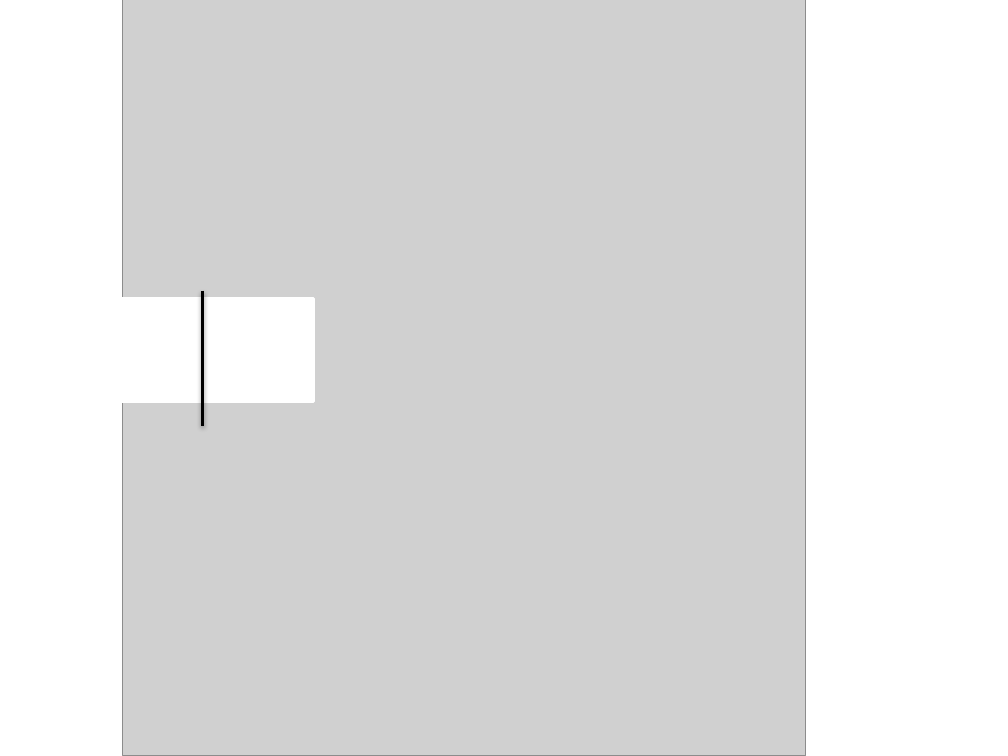
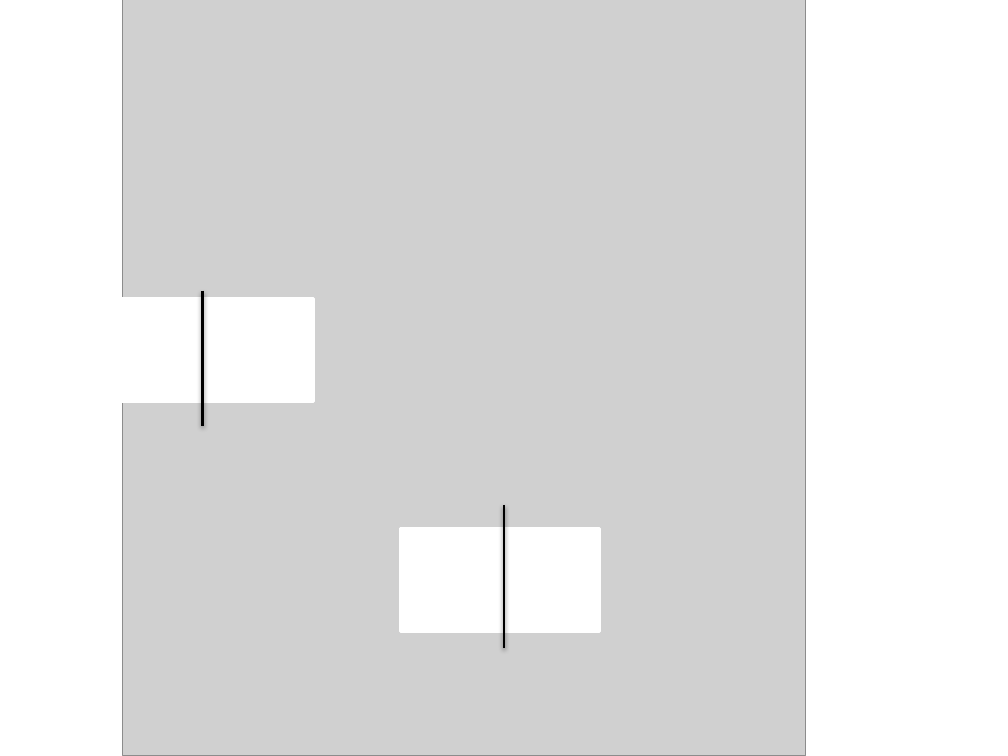
Before and after one commit to DVukalov/cvproject, a slide deck: slide 2 of project.pptx. Drawn at 1008x756 pixels with LibreOffice and Linux fonts; fonts in the diff are those of the drawing; grey boxes stand for pictures. Boxes give left, top, right and bottom in pixels: in the first picture for what was removed or moved away, otherwise in the second. Text is boxed around its words. In the diff, an @@ line names an element or a change of style, - is before the commit and + after.

```diff
--- a/project.pptx
+++ b/project.pptx
@@ line added from (504, 505) to (504, 648), #000000 2 pt @@
@@ rectangle added at (x1=401, y1=529, x2=600, y2=632), fill #FFFFFF, outline #FFFFFF 2 pt @@
```
Also in this commit, not shown: 1 other file.
